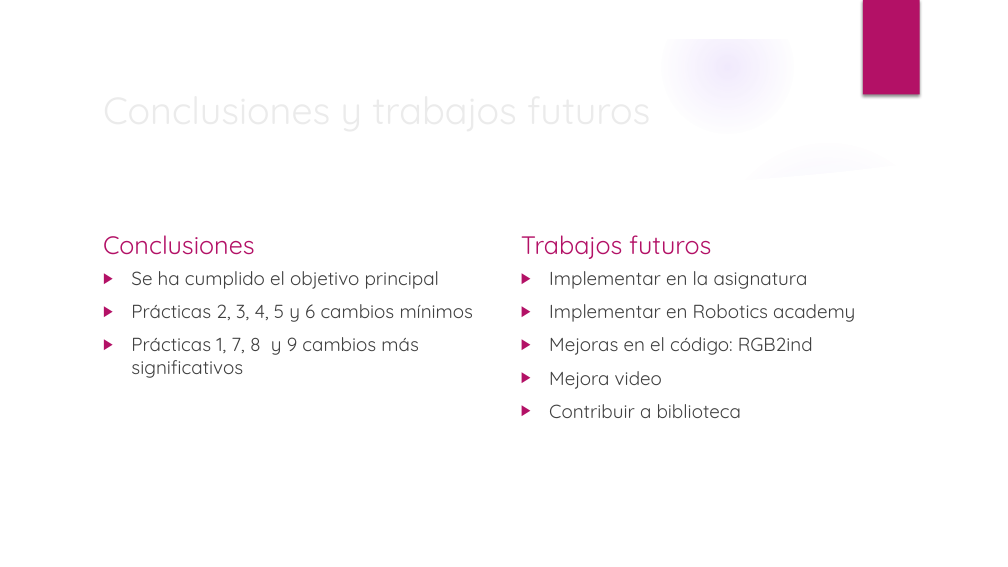
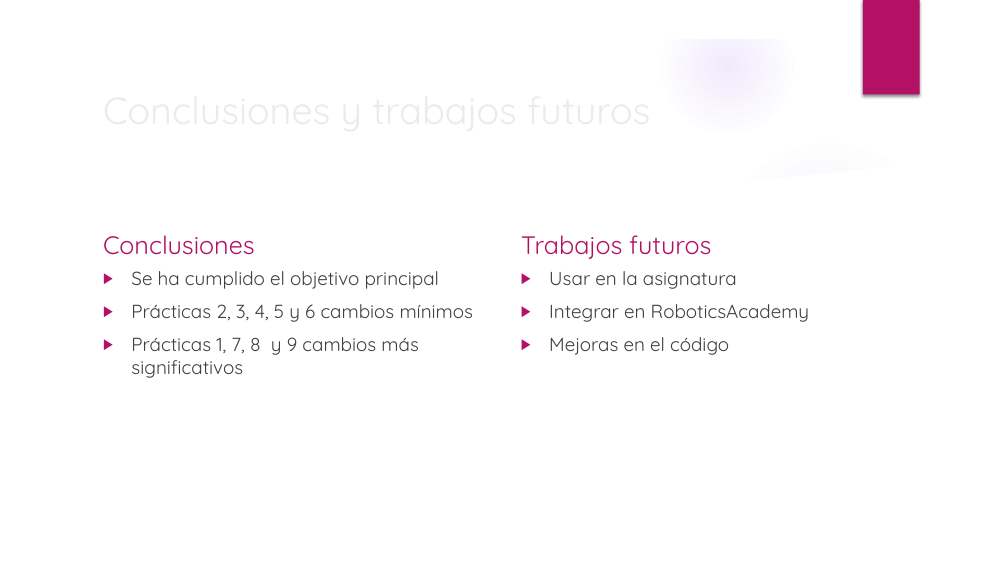
Before and after one commit to RoboticsLabURJC/2019-tfg-ana-cuevas, a slide deck: slide 19 of memoria/Presentacion.pptx. Drawn at 1008x567 pixels with LibreOffice and Linux fonts; fonts in the diff are those of the drawing; background and template pictures are left out. Boxes give left, top, right and bottom in pixels: in the first picture for what was removed or moved away, otherwise in the second. Text is boxed around its words. In the diff, an @@ line names an element or a change of style, - is before the commit and + after.

```diff
--- a/memoria/Presentacion.pptx
+++ b/memoria/Presentacion.pptx
@@ text at box(549, 271, 810, 355): text changed @@
-▶ Implementar en la asignatura
-▶ Implementar en Robotics academy
-▶ Mejoras en el código: RGB2ind
-▶ Mejora video
-▶ Contribuir a biblioteca
+▶ Usar en la asignatura
+▶ Integrar en RoboticsAcademy
+▶ Mejoras en el código
```
Also in this commit, not shown: 4 other slides changed, 11 other files.
